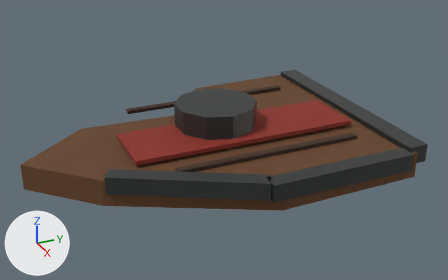
The glTF model assets/models/environment/broken_shield.glb, before and after one commit.
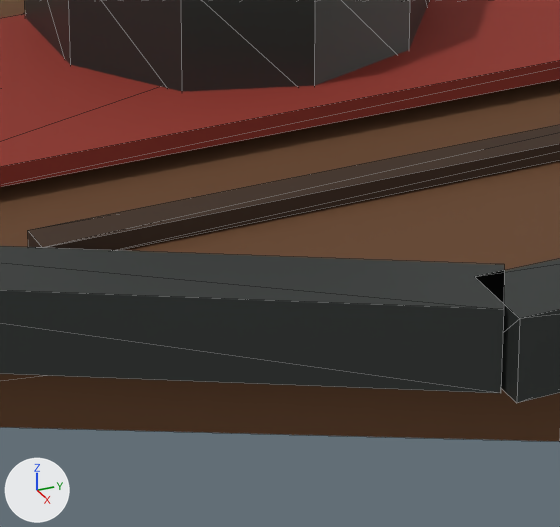
Each version appears first whole from a 50 mm camera at (1.798, -0.779, 0.94) aimed at (0.052, 0.007, 0.067), and next in a close-up on the part from 38% to 63% of the width and 43% to 81% of the height. The lights are fixed; the arrows at lower left show +X, +Y and +Z. The last two pictures show the newer version. The close-ups show mesh edges as thin lines. Vertices at exactly the same position are counted once.

Objects in the first close-up: 'Fabric', 'Metal', 'Timber'.
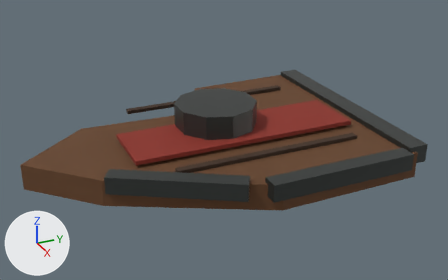
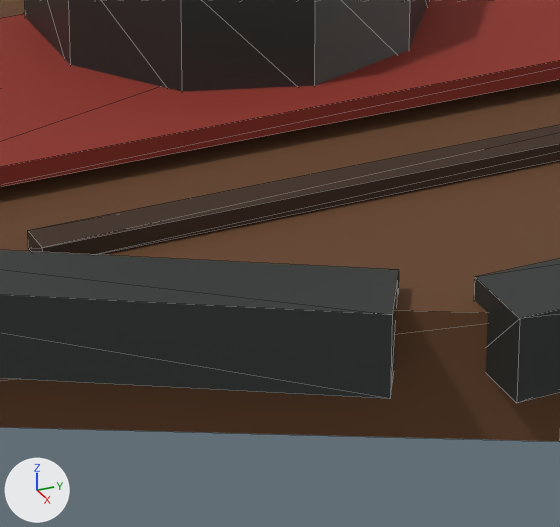
The change, as a diff of the scene's bpy script:
```diff
--- a/assets/models/environment/broken_shield.glb.py
+++ b/assets/models/environment/broken_shield.glb.py
@@ me_metal @@
 # used by ob_metal; location = (0.0, 0.0, 0.0)
-me_metal.from_pydata(...)  # 46 vertices, 76 faces; spans x -0.42..0.458, y -0.443..0.555, z 0.043..0.188
-me_metal.vertices[38].co = (0.396, 0.003, 0.1)  # pixel (504, 264)
-me_metal.vertices[39].co = (0.166, -0.417, 0.1)
-me_metal.vertices[40].co = (0.444, -0.023, 0.1)  # pixel (503, 309)
-me_metal.vertices[41].co = (0.444, -0.023, 0.045)  # pixel (500, 393)
-me_metal.vertices[42].co = (0.214, -0.443, 0.1)
-me_metal.vertices[43].co = (0.166, -0.417, 0.045)
-me_metal.vertices[44].co = (0.396, 0.003, 0.045)
-me_metal.vertices[45].co = (0.214, -0.443, 0.045)
+me_metal.from_pydata(...)  # 46 vertices, 76 faces; spans x -0.42..0.458, y -0.444..0.555, z 0.043..0.188
+# me_metal part 1
+me_metal.vertices[38].co = (0.376, -0.056, 0.1)  # pixel (398, 269)
+me_metal.vertices[39].co = (0.166, -0.416, 0.1)
+me_metal.vertices[40].co = (0.424, -0.084, 0.1)  # pixel (392, 314)
+me_metal.vertices[41].co = (0.424, -0.084, 0.045)  # pixel (390, 398)
+me_metal.vertices[42].co = (0.214, -0.444, 0.1)
+me_metal.vertices[43].co = (0.166, -0.416, 0.045)
+me_metal.vertices[44].co = (0.376, -0.056, 0.045)
+me_metal.vertices[45].co = (0.214, -0.444, 0.045)
 me_metal.materials.append(mat_metal)
```

Location of each change, [x1, y1, x2, y2] in pixels of the close-ups (560 x 527 px; the box of a moved part takes in the faces that stretch with it):
part 1 of me_metal, moved or reshaped: before [0, 246, 504, 393]; after [0, 250, 399, 399]
